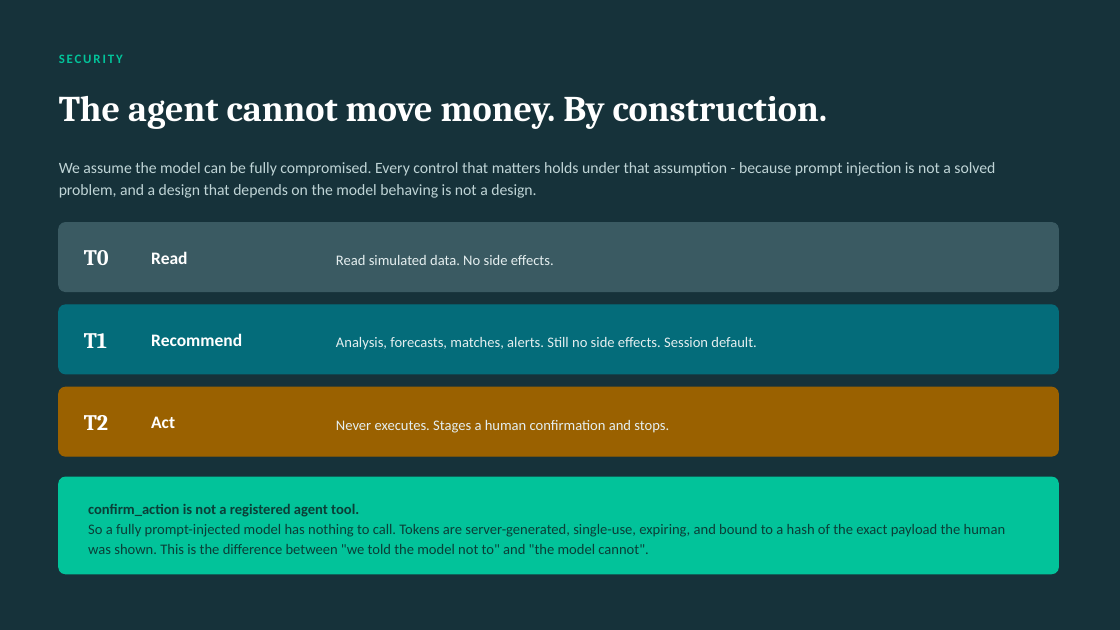
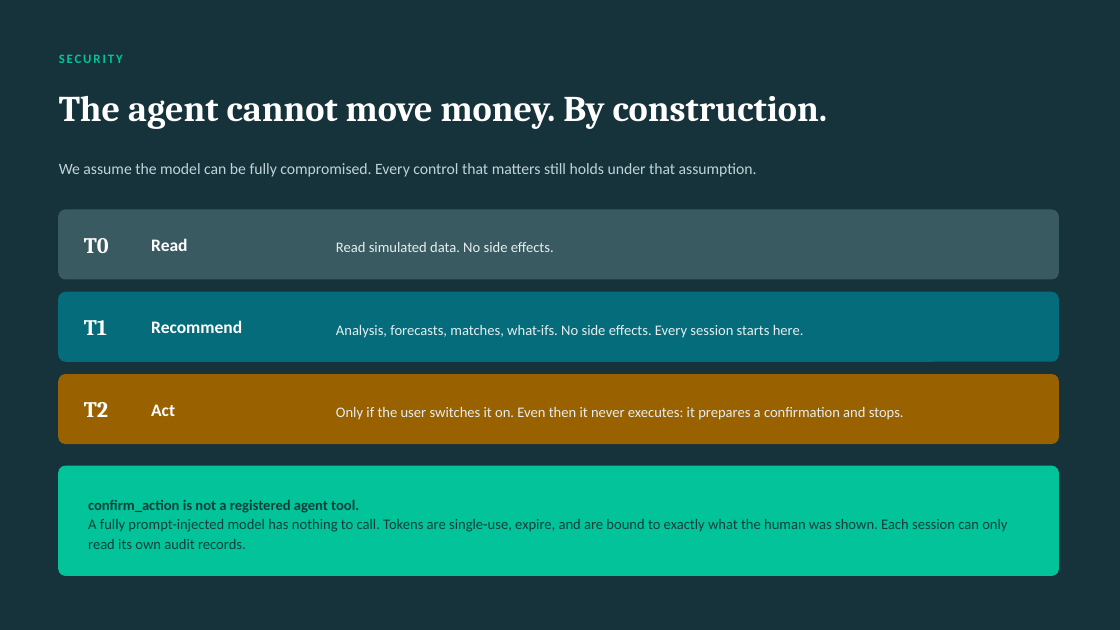
Before and after one commit to mhmdzaid012-arch/sme-finance-copilot, a slide deck: slide 10 of SME-Finance-Copilot-Pitch.pptx (slide 9 before the commit). Drawn at 1120x630 pixels with LibreOffice and Linux fonts; fonts in the diff are those of the drawing. Boxes give left, top, right and bottom in pixels: in the first picture for what was removed or moved away, otherwise in the second. Text is boxed around its words. In the diff, an @@ line names an element or a change of style, - is before the commit and + after.

```diff
--- a/SME-Finance-Copilot-Pitch.pptx
+++ b/SME-Finance-Copilot-Pitch.pptx
@@ text at (59,163,757,177): text changed @@
-We assume the model can be fully compromised. Every control that matters holds under that assumption - because prompt injection is not a solved problem, and a design that depends on the model behaving is not a design.
+We assume the model can be fully compromised. Every control that matters still holds under that assumption.
@@ 4 texts, 2 rounded rectangles: place and size @@
-4 texts, 2 rounded rectangles at (59,223,1059,374)
+4 texts, 2 rounded rectangles at (59,210,1059,361)
@@ text at (336,325,804,338): text changed @@
-Analysis, forecasts, matches, alerts. Still no side effects. Session default.
+Analysis, forecasts, matches, what-ifs. No side effects. Every session starts here.
@@ 3 texts, 1 rounded rectangle: place and size @@
-3 texts, 1 rounded rectangle at (59,251,1059,456)
+3 texts, 1 rounded rectangle at (59,238,1059,444)
@@ text at (336,407,904,420): text changed @@
-Never executes. Stages a human confirmation and stops.
+Only if the user switches it on. Even then it never executes: it prepares a confirmation and stops.
@@ rounded rectangle: place and size @@
-rounded rectangle at (59,477,1059,574)
+rounded rectangle at (59,466,1059,576)
@@ rounded rectangle at (59,466,1059,576): proportions changed @@
@@ text at (88,519,1007,549): text changed @@
-So a fully prompt-injected model has nothing to call. Tokens are server-generated, single-use, expiring, and bound to a hash of the exact payload the human was shown. This is the difference between "we told the model not to" and "the model cannot".
+A fully prompt-injected model has nothing to call. Tokens are single-use, expire, and are bound to exactly what the human was shown. Each session can only read its own audit records.
```
Also in this commit, not shown: 12 other slides changed, 2 slides added, 1 slide removed, 31 other files.
